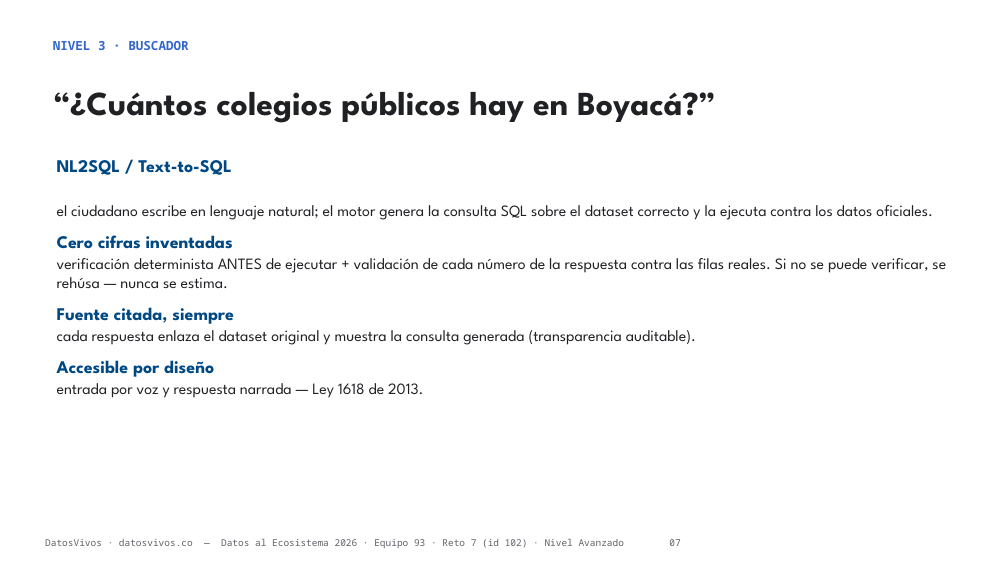
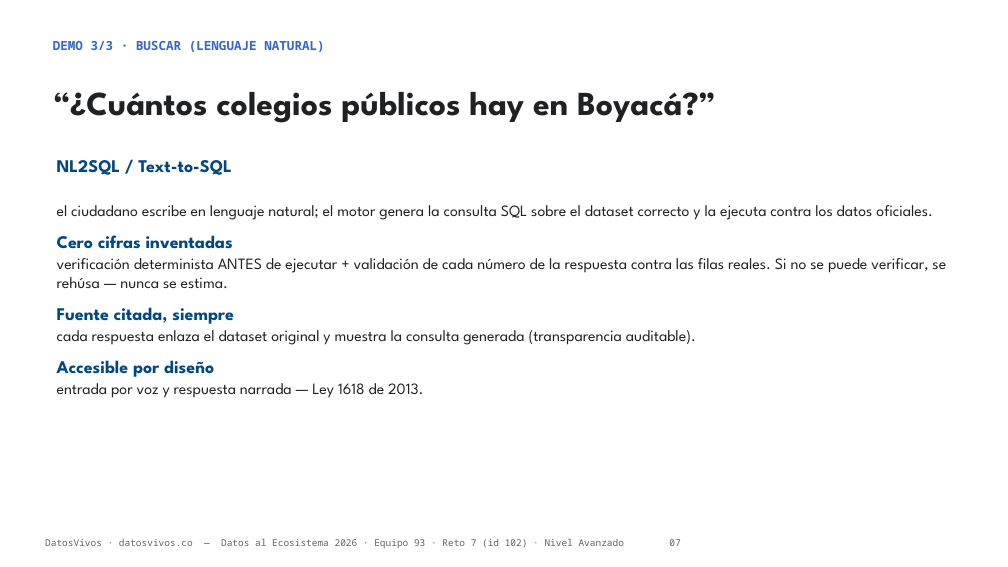
Before and after one commit to jsricop/DatosVivos, a slide deck: slide 7 of recursos/presentacion.pptx. Drawn at 1008x567 pixels with LibreOffice and Linux fonts; fonts in the diff are those of the drawing. Boxes give left, top, right and bottom in pixels: in the first picture for what was removed or moved away, otherwise in the second. Text is boxed around its words. In the diff, an @@ line names an element or a change of style, - is before the commit and + after.

```diff
--- a/recursos/presentacion.pptx
+++ b/recursos/presentacion.pptx
@@ text at [53,41,324,52]: text changed @@
-NIVEL 3 · BUSCADOR
+DEMO 3/3 · BUSCAR (LENGUAJE NATURAL)
```
Also in this commit, not shown: 3 other slides changed, 3 other files.
